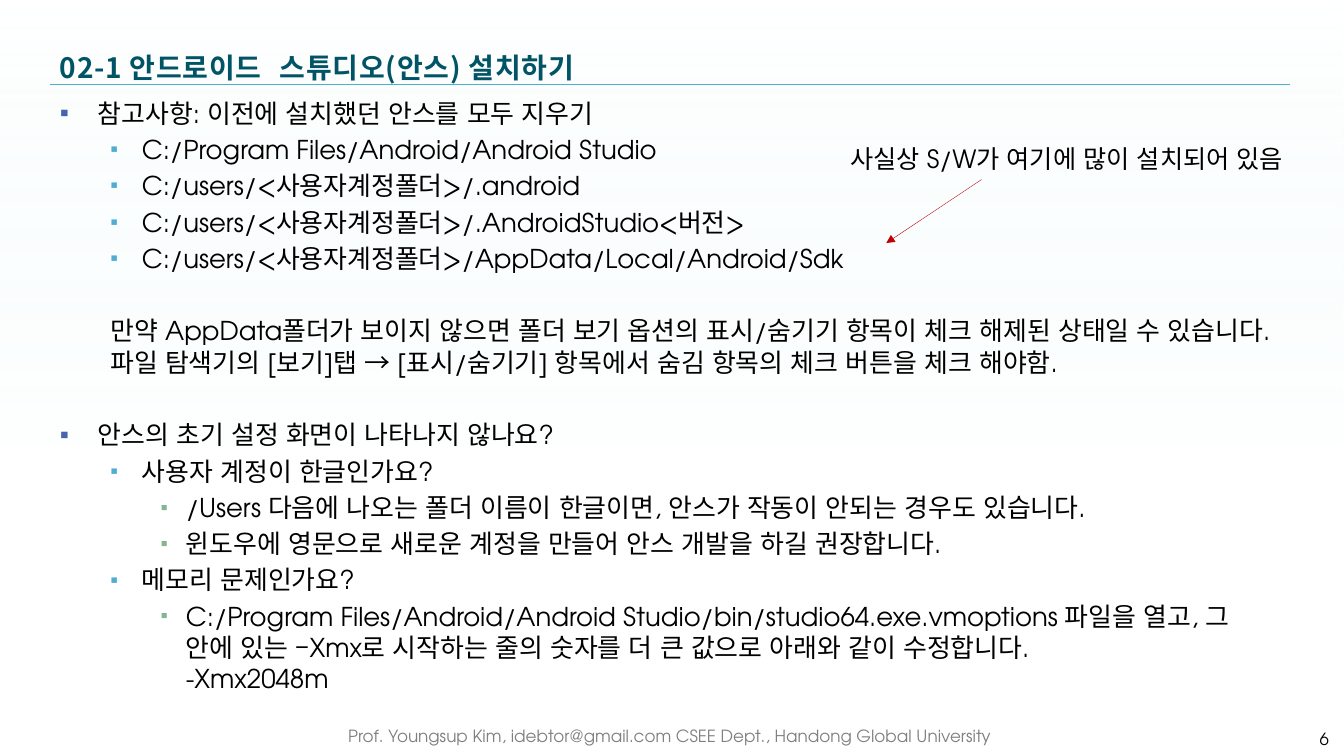
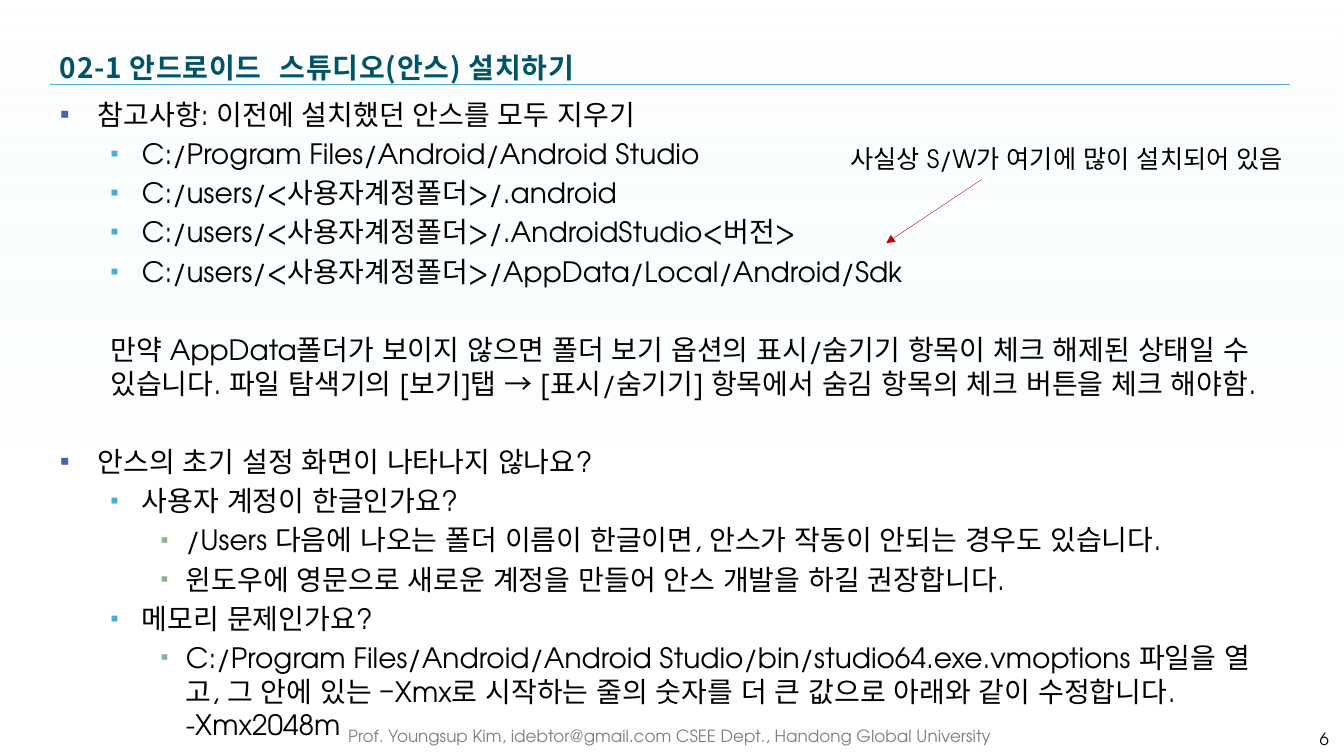
Before and after one commit to idebtor/KOICA-ML, a slide deck: slide 6 of ppt-pdf/template01.pptx. Drawn at 1344x756 pixels with LibreOffice and Linux fonts; fonts in the diff are those of the drawing; background and template pictures are left out. Boxes give left, top, right and bottom in pixels: in the first picture for what was removed or moved away, otherwise in the second. Text is boxed around its words. In the diff, an @@ line names an element or a change of style, - is before the commit and + after.

```diff
--- a/ppt-pdf/template01.pptx
+++ b/ppt-pdf/template01.pptx
@@ text "참고사항: 이전에 설치했던 안스를 모두 ..." at (98,101,1256,705): size 18.5 to 20 pt @@
```
Also in this commit, not shown: 6 other slides changed, 12 slides added, 1 other file.
